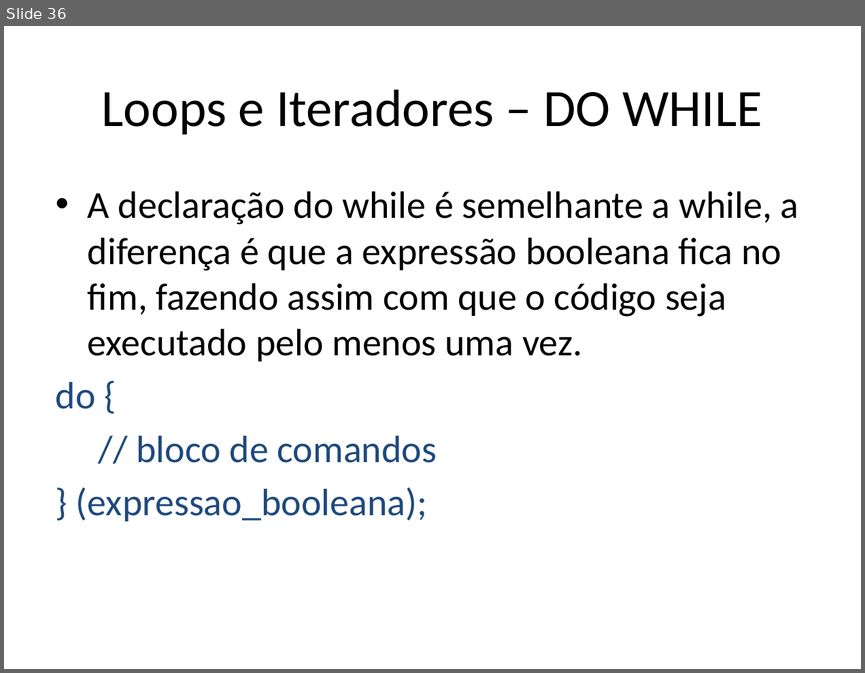
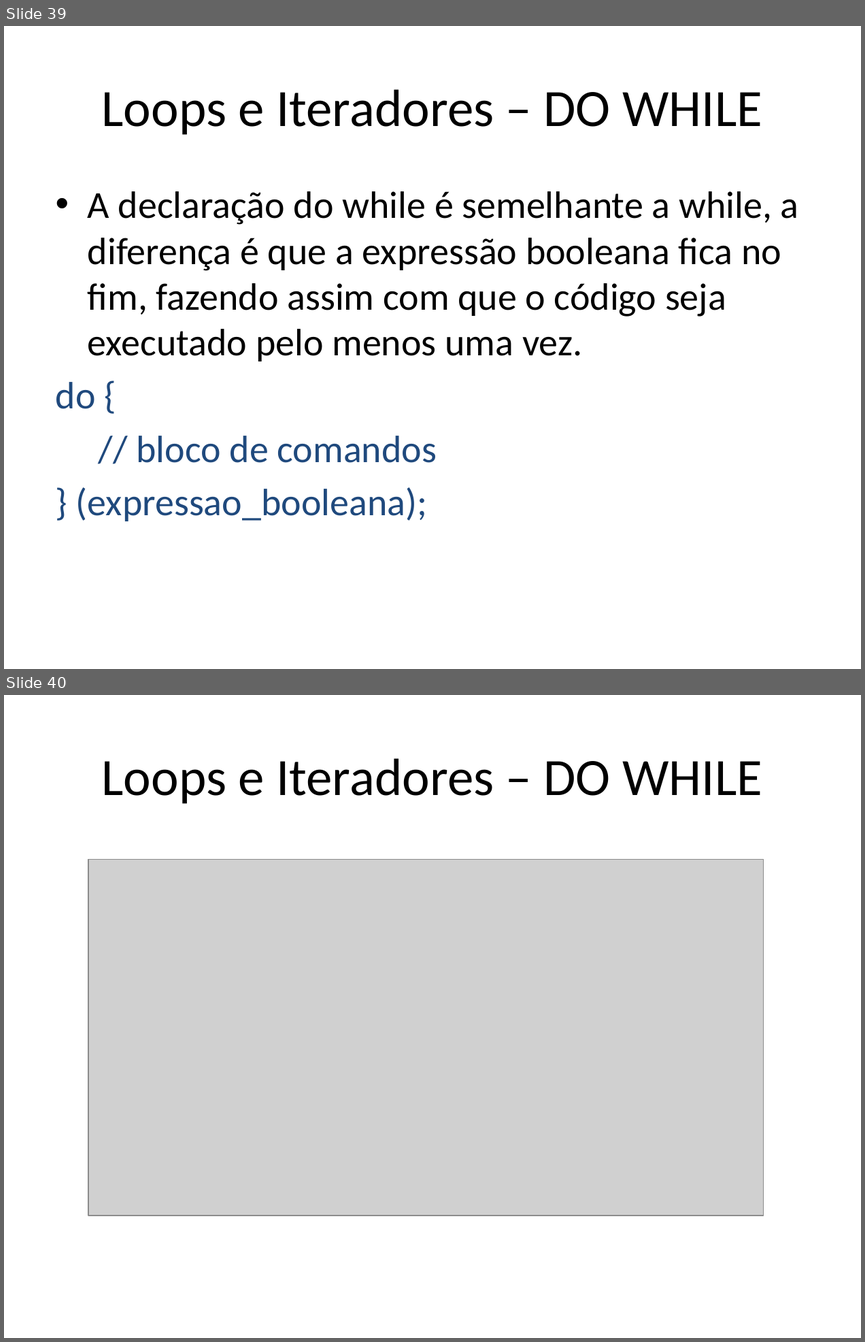
Before and after one commit to renanlessa/CursoJava, a slide deck: Documentos/Curso Java.pptx. Shown one above the other, each under a label of ours: slide 36 before the commit, slides 39 and 40 after it. The pictures are 865x673 and 865x1342 pixels, drawn with LibreOffice and Linux fonts; fonts in the diff are those of the drawing; grey boxes stand for pictures. Boxes give left, top, right and bottom in pixels: in the first picture for what was removed or moved away, otherwise in the second. Text is boxed around its words. In the diff, an @@ line names an element or a change of style, - is before the commit and + after.

```diff
--- a/Documentos/Curso Java.pptx
+++ b/Documentos/Curso Java.pptx
@@ slide 40 added at [4, 695, 861, 1338], background #FFFFFF @@
@@ title added at [102, 758, 762, 804], 44 pt, text #000000 @@
+Loops e Iteradores – DO WHILE
@@ picture added at [88, 860, 763, 1215] @@
@@ what was slide 36 is now slide 39 @@
```
Also in this commit, not shown: 12 other slides added, 44 other files.
